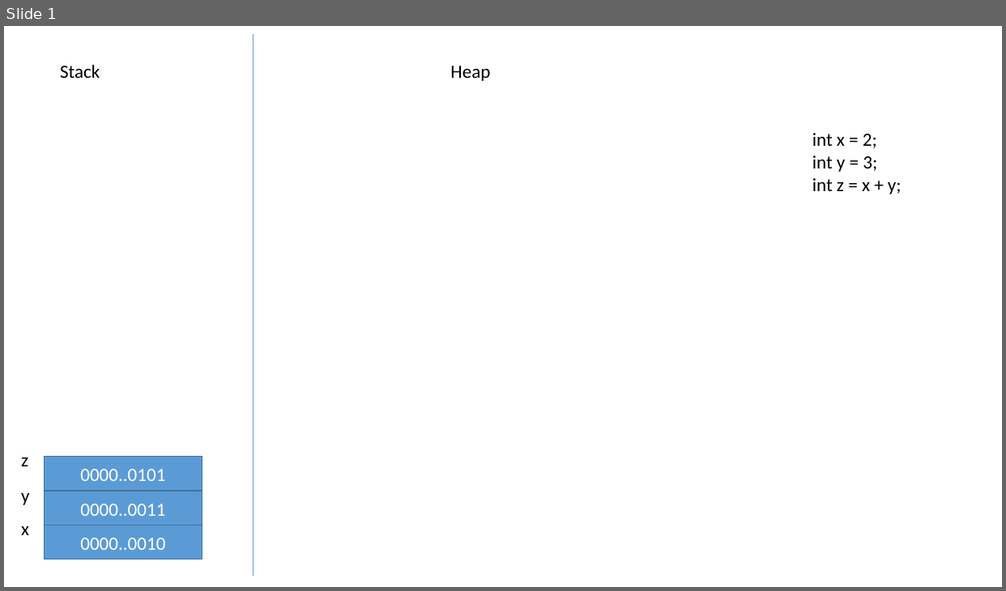
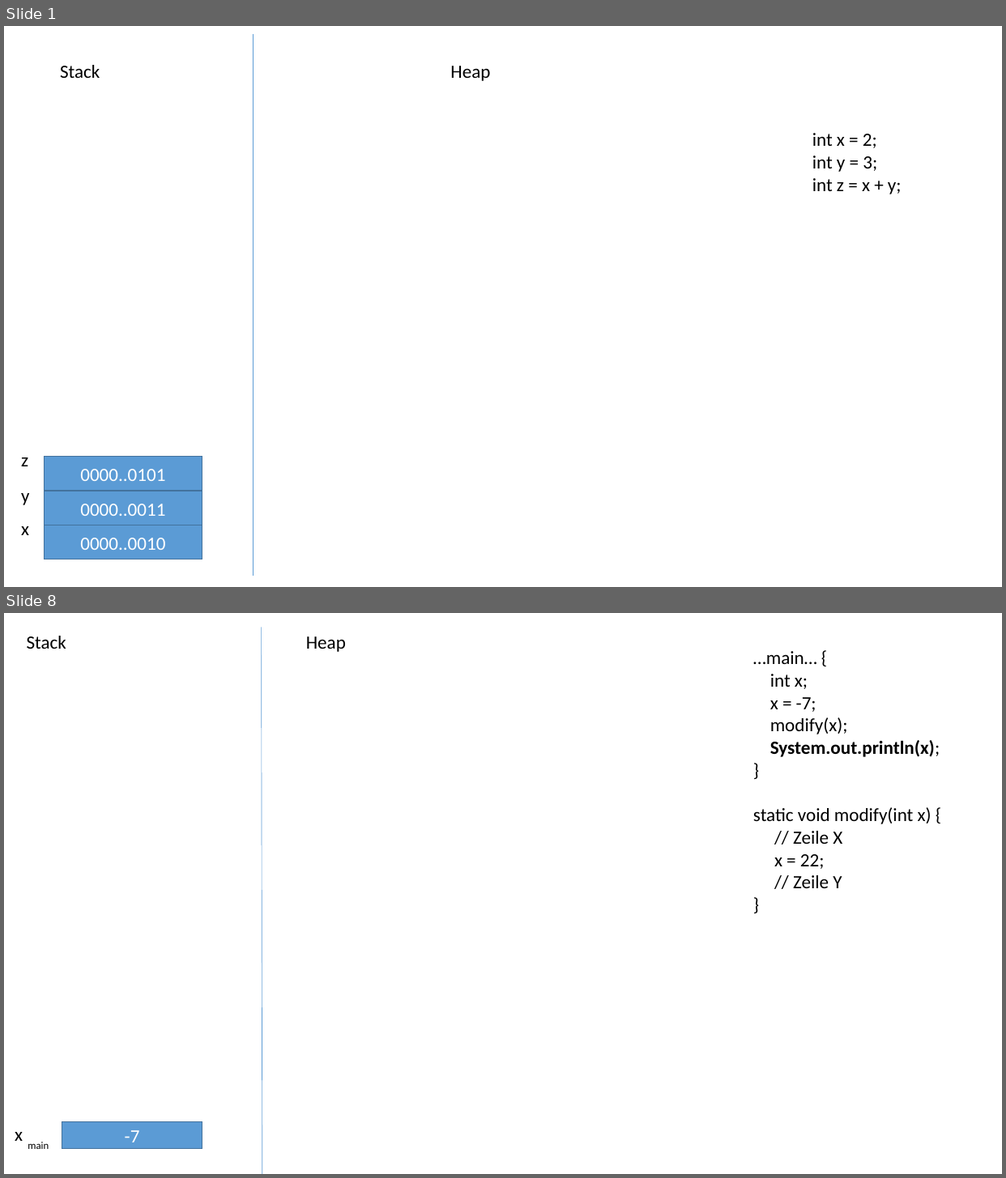
Before and after one commit to ccjavadozent/oca_162982, a slide deck: Diagramme/Stack und Heap.pptx. Shown one above the other, each under a label of ours: slide 1 before the commit, slides 1 and 8 after it; the slides between them are not shown. The pictures are 1006x591 and 1006x1178 pixels, drawn with LibreOffice and Linux fonts; fonts in the diff are those of the drawing. Boxes give left, top, right and bottom in pixels: in the first picture for what was removed or moved away, otherwise in the second. Text is boxed around its words. In the diff, an @@ line names an element or a change of style, - is before the commit and + after.

```diff
--- a/Diagramme/Stack und Heap.pptx
+++ b/Diagramme/Stack und Heap.pptx
@@ slide 8 added at [4,613,1002,1174], background #FFFFFF @@
@@ text added at [27,636,66,649], 18 pt, text #000000 @@
+Stack
@@ line added from (262, 628) to (262, 1174), #5B9BD5 0.5 pt @@
@@ text added at [306,636,346,652], 18 pt, text #000000 @@
+Heap
@@ text added at [753,651,940,888], 18 pt, text #000000 @@
+…main… {
+int x;
+x = -7;
+modify(x);
+System.out.println(x);
+}
+static void modify(int x) {
+// Zeile X
+x = 22;
+// Zeile Y
+}
@@ rectangle added at [62,1122,202,1149], fill #5B9BD5, outline #43739E 1 pt, 18 pt, text #FFFFFF @@
+-7
@@ text added at [15,1132,23,1141], 18 pt, text #000000 @@
+x
@@ text added at [27,1142,49,1149], 10 pt, text #000000 @@
+main
```
Also in this commit, not shown: 6 other slides added, 6 other files.
